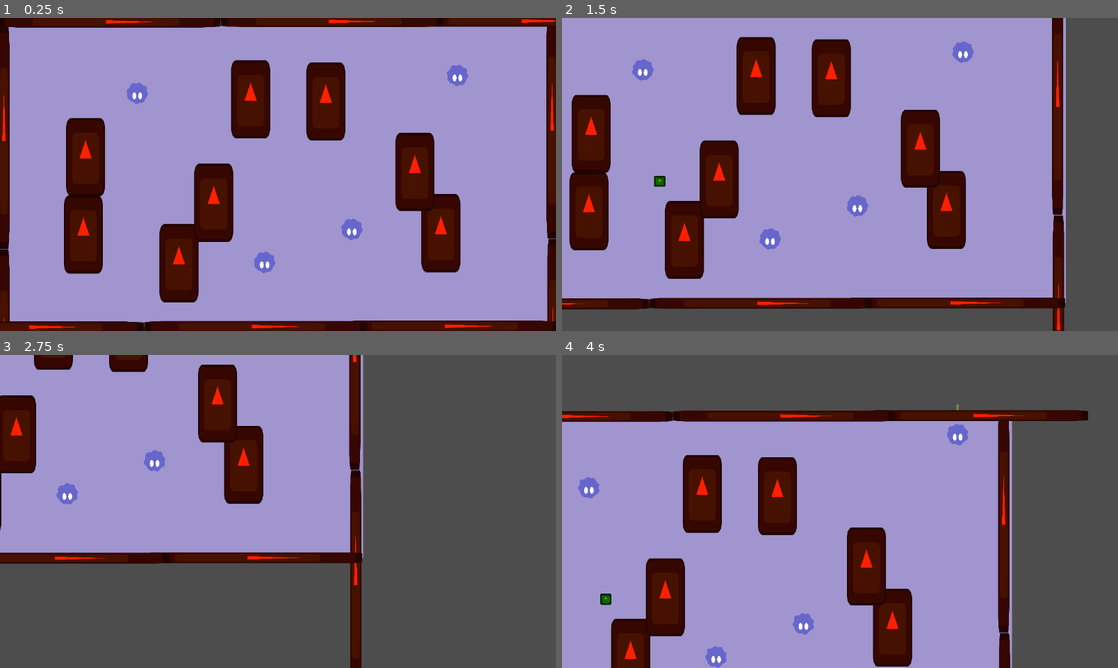
Above: before the commit, frames 1-4 (two rows, left to right).
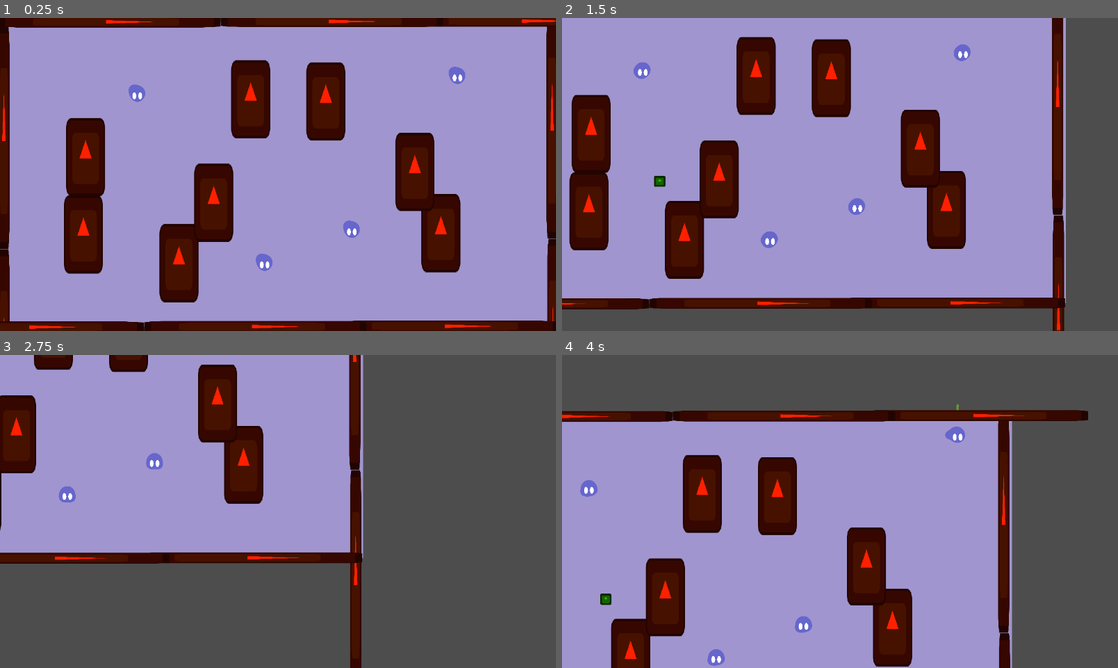
Above: after the commit, the same moments.

Repository: Sadathy/Wild-Jam-94
Game: Godot game, scene res://Scenes/Screens/tank.tscn
Two runs of this game, one before a commit and one after it. Both use one fixed random seed, a clock stepped at 60 frames per second and the inputs below. The engine's default icon, where the game draws it, is replaced by a stand-in: a white triangle on a blue panel in a dark square.
Inputs (mouse positions are in pixels of both pictures, inside the frame that each line leads up to):
- Up to frame 1 (0.25 s): no input
- Up to frame 2 (1.5 s): tap Enter at 0.5 s; move the mouse to (962, 158) at 0.52 s; hold D (right) 0.53-1.28 s; click (962, 158) at 0.67 s; move the mouse to (728, 190) at 1.27 s; hold Down (down) from 1.28 s (still down)
- Up to frame 3 (2.75 s): move the mouse to (333, 442) at 2.02 s; release Down (down) at 2.03 s; hold D (right) from 2.03 s (still down)
- Up to frame 4 (4 s): move the mouse to (812, 574) at 2.77 s; release D (right) at 2.78 s; hold W (up) 2.78-3.53 s; click (812, 574) at 2.92 s; move the mouse to (1006, 558) at 3.52 s; hold A (left) from 3.53 s (still down)

The runs differ from the first frame. In frame 1, 0.3% of the frame differs, in the area x 22-85%, y 14-82%; in frame 2, 0.3%, in the area x 12-75%, y 7-74%; in frame 3, 0.1%; in frame 4, 0.3%.

Commit message:
Blobs move dynamically with velocity
Updated the blob shader and added a script to blob.gd that gets the velocity of the blob.

Diff:
--- a/game-jam-94/Resources/Shaders/blob_base.gdshader
+++ b/game-jam-94/Resources/Shaders/blob_base.gdshader
@@ -1,41 +1,60 @@
 shader_type canvas_item;
 
-//edge distortion
-uniform sampler2D noise : repeat_enable;
-uniform float wave_frequency : hint_range(0.0, 20.0) = 20.0;
-uniform float wave_speed : hint_range(0.0, 5.0) = 1.0;
-uniform float wave_amplitude : hint_range(0.0, 0.05) = 0.025;
-uniform float distortion_strength : hint_range(0.0, 0.1, 0.001) = 0.02;
+uniform float speed : hint_range(0.0, 5.0) = 1.5;
+uniform float cutoff : hint_range(0.01, 1.0) = 0.1;
+uniform float smoothness : hint_range(0.001, 0.2) = 0.02;
+uniform float fluid_cohesion : hint_range(5.0, 30.0) = 14.0;
+uniform int number_of_blobs = 4;
+
+//physics variables
+uniform vec2 blob_velocity = vec2(0.0, 0.0);
+uniform float velocity_pull : hint_range(0.0, 1.0) = 0.8;
+uniform float movement_activity : hint_range(0.0, 5.0) = 4.0;
 
 //colour controls
-uniform float colour_r : hint_range(0.0, 1.0, 0.1);
-uniform float colour_g : hint_range(0.0, 1.0, 0.1);
-uniform float colour_b : hint_range(0.0, 1.0, 0.1);
+uniform float colour_r : hint_range(0.0, 1.0);
+uniform float colour_g : hint_range(0.0, 1.0);
+uniform float colour_b : hint_range(0.0, 1.0);
 
-void vertex() {
-	// Called for every vertex the material is visible on.
-}
 
 void fragment() {
-	// Called for every pixel the material is visible on.
+    vec2 uv = UV - vec2(0.5);
 
-//edge distortion
-	float noise_val = texture(noise, UV).r;
-	vec2 distortion_offset = vec2(noise_val - 0.5) * 2.0 * distortion_strength;
-	vec4 col = texture(TEXTURE, UV);
-	vec2 offset = vec2(0.0);
-	offset.x = sin(UV.y * wave_frequency + TIME * wave_speed) * wave_amplitude;
-	offset.y = cos(UV.x * wave_frequency + TIME * wave_speed) * wave_amplitude;
-	col = texture(TEXTURE, UV + offset + distortion_offset);
-	COLOR = col;
+	//directional drag
+	vec2 direction = blob_velocity * velocity_pull;
 
-//colour controls
-	COLOR.xyz = vec3(colour_r, colour_g, colour_b);
+	//size of the base for the blobs
+    float base = exp(-length(uv + direction * 0.15) * fluid_cohesion) * 50.0;
+
+	//generates offset for each blob so they dont overlap
+    for (int i = 1; i <= number_of_blobs; i++) {
+        float offset = float(i) * 23.45;
+
+	//blob movement speeds up with blob's velocity. first brackets is stationary movement, second is when moving
+	float dynamic_time = (TIME * speed * 0.6) + (TIME * length(blob_velocity) * 4.0) + offset;
+
+	//how far the blobs can go from the middle, first number is when its stationary, second when its moving
+	float radius = mix(0.2, 0.27, clamp(length(blob_velocity) * 3.0, 0.0, 1.0));
+
+	//sets each blobs orbit
+        vec2 orbit = vec2(
+            sin(dynamic_time * 0.7 + cos(dynamic_time * 0.4)),
+            cos(dynamic_time * 0.5 + sin(dynamic_time * 0.8))
+        ) * radius;
+
+	//pushes the blobs to create a trail the oposite way to where it's going
+ 	vec2 final_pos = orbit - direction;
 
 
+	// Each  blob is 30% smaller than the last
+	float blob_scale = 3.0 - (float(i) * 0.3);
+	 base += exp(-length(uv - final_pos) * fluid_cohesion) * blob_scale;
+    }
+
+    //make edges sharp
+    float mask = smoothstep(0.15, 0.17, base);
+
+	//colour controls
+    COLOR = vec4(colour_r, colour_g, colour_b, mask);
+
 }
-
-//void light() {
-//	// Called for every pixel for every light affecting the CanvasItem.
-//	// Uncomment to replace the default light processing function with this one.
-//}
--- a/game-jam-94/Scenes/Entities/blob.tscn
+++ b/game-jam-94/Scenes/Entities/blob.tscn
@@ -11,15 +11,16 @@
 [ext_resource type="Script" uid="uid://c4yit2v0mvm3r" path="res://Scripts/Blob/Tasks/task_idle.gd" id="6_h5kcp"]
 [ext_resource type="PackedScene" uid="uid://ce2525wmd1qdw" path="res://Scenes/Mutations/Eyes/eyes.tscn" id="7_b7hkt"]
 
-[sub_resource type="NoiseTexture2D" id="NoiseTexture2D_6gmyd"]
-
 [sub_resource type="ShaderMaterial" id="ShaderMaterial_3sqwr"]
 shader = ExtResource("2_s6of7")
-shader_parameter/noise = SubResource("NoiseTexture2D_6gmyd")
-shader_parameter/wave_frequency = 20.0
-shader_parameter/wave_speed = 1.0000000475
-shader_parameter/wave_amplitude = 0.025
-shader_parameter/distortion_strength = 0.02
+shader_parameter/speed = 2.25200010697
+shader_parameter/cutoff = 0.15000000642648
+shader_parameter/smoothness = 0.0010000000475
+shader_parameter/fluid_cohesion = 16.198000531905002
+shader_parameter/number_of_blobs = 4
+shader_parameter/blob_velocity = Vector2(0, 0)
+shader_parameter/velocity_pull = 0.8
+shader_parameter/movement_activity = 2.000000095
 shader_parameter/colour_r = 0.40000000596048
 shader_parameter/colour_g = 0.40000000596048
 shader_parameter/colour_b = 0.80000001192096
@@ -28,7 +29,7 @@
 shader = ExtResource("4_6gmyd")
 shader_parameter/wave_frequency = 20.0
 shader_parameter/wave_speed = 1.0
-shader_parameter/wave_amplitude = 0.025
+shader_parameter/wave_amplitude = 0.05000000074506
 shader_parameter/colour_r = 0.40000000596048
 shader_parameter/colour_g = 0.60000000894072
 shader_parameter/colour_b = 0.20000000298024
@@ -45,10 +46,10 @@
 scale = Vector2(0.1, 0.1)
 texture = ExtResource("3_oc1qy")
 region_enabled = true
-region_rect = Rect2(-50, -50, 600, 600)
+region_rect = Rect2(-125, -125, 750, 750)
 
 [node name="Tentacle_Pivot" type="Node2D" parent="Blob_Base" unique_id=1416103212]
-rotation = 6.2831855
+rotation = -6.2831855
 
 [node name="Blob_Tentacle" type="Sprite2D" parent="Blob_Base/Tentacle_Pivot" unique_id=549645347]
 z_index = -1
@@ -58,6 +59,7 @@
 texture = ExtResource("5_3sqwr")
 
 [node name="CollisionShape2D" type="CollisionShape2D" parent="." unique_id=859144262]
+visible = false
 shape = SubResource("CircleShape2D_148xd")
 
 [node name="Blob_Brain" type="Node" parent="." unique_id=862591359 node_paths=PackedStringArray("TASK_SEEK", "TASK_IDLE", "BODY", "TASK_MANAGER")]
--- a/game-jam-94/Scripts/Blob/blob.gd
+++ b/game-jam-94/Scripts/Blob/blob.gd
@@ -1 +1,20 @@
 extends CharacterBody2D
+
+var acceleration: float = 0.5
+var stopping_speed: float = 1.0
+var shader_velocity := Vector2.ZERO
+
+func _ready() -> void:
+	#duplicates the material so it's unique for each blob :)
+	get_node("Blob_Base").material = get_node("Blob_Base").material.duplicate()
+
+func _physics_process(delta: float) -> void:
+
+	if velocity.length() < 1.0:
+		acceleration = stopping_speed
+
+	#changes acceleration to stopping smoothly
+	shader_velocity = shader_velocity.lerp((velocity/300), acceleration * delta)
+
+	#sends velocity info to shader
+	get_node("Blob_Base").material.set_shader_parameter("blob_velocity", shader_velocity)
